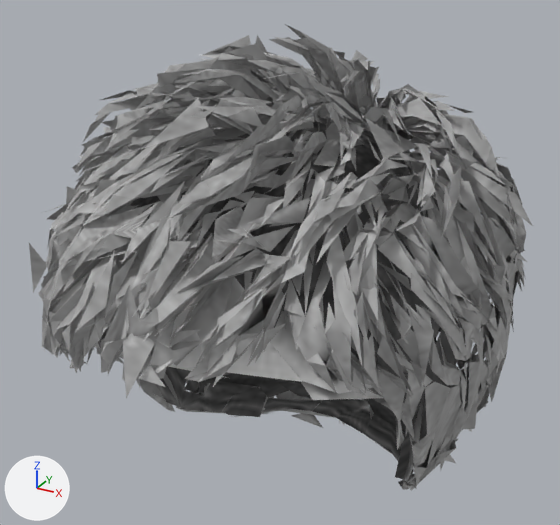
What one commit did to the glTF model app/public/models_m/hair_crop.glb.
Rendered twice from a camera (50 mm lens) standing at (0.151, -0.274, 0.051) and looking at (-0.003, 0.007, -0.09). The axes (+X, +Y, +Z) are drawn at lower left. The lights are the same throughout. The first picture is the older version.
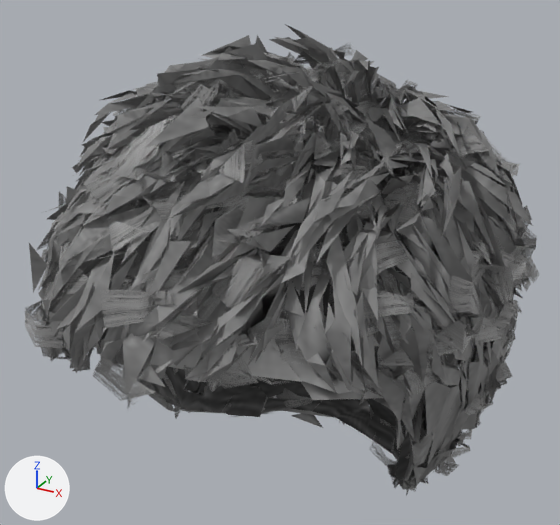
Where the change shows, as pixel boxes (x1, y1, x2, y2) in the pictures (560 x 525 px):
'Mesh_0', recoloured (darker): (29, 26, 533, 491) in both
'haircards', added: after (25, 43, 540, 496)

Edits to the bpy script that builds the scene:
```text
Add img_haircards:
    img_haircards = load_image('haircards', '_unpacked/haircards', 512, 256, 'sRGB')
Add mat_hairbase:
    mat_hairbase = bpy.data.materials.new('hairbase')
    # colours: light grey #c4c4c4
    # uses the picture img_image_0
Add mat_haircards:
    mat_haircards = bpy.data.materials.new('haircards')
    # uses the picture img_haircards
Change me_mesh_0:
    where me_mesh_0.from_pydata(...)  # 9804 vertices, 6000 faces; spans x -0.099..0.102, y -0.117..0.116, z -0.216..0.011
    remove me_mesh_0.materials.append(mat_hair)  # picture img_image_0
    add me_mesh_0.materials.append(mat_hairbase)
Add me_haircards:
    me_haircards.from_pydata(...)  # 11390 vertices, 9112 faces; spans x -0.099..0.103, y -0.116..0.121, z -0.219..0.007
    me_haircards.materials.append(mat_haircards)
Add ob_haircards:
    ob_haircards = bpy.data.objects.new('haircards', me_haircards)
    ob_haircards.location = (0.0, 0.0, 0.0)
```
